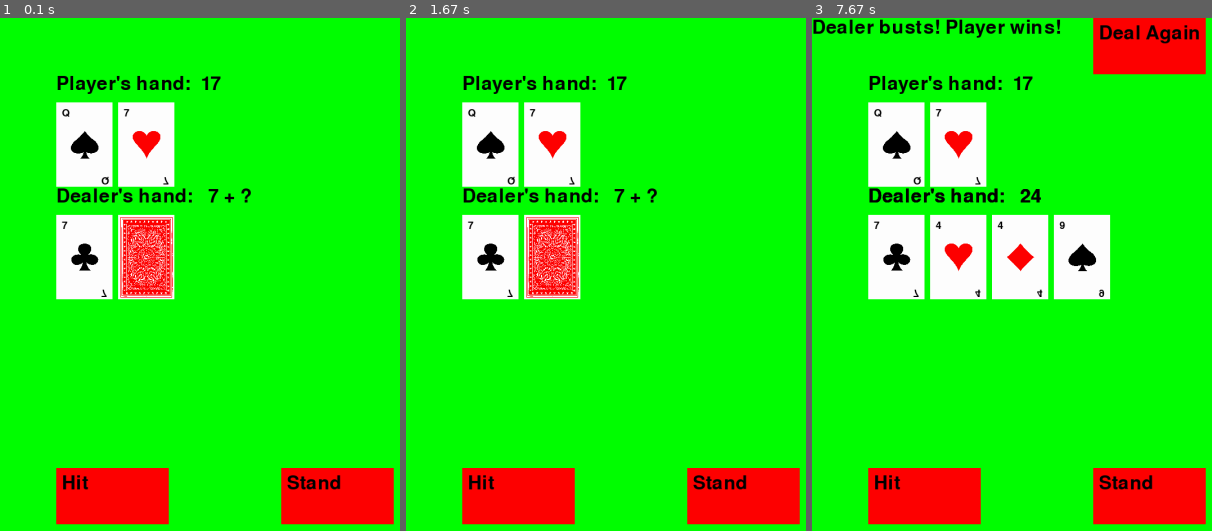
Above: before the commit, frames 1-3 (left to right).
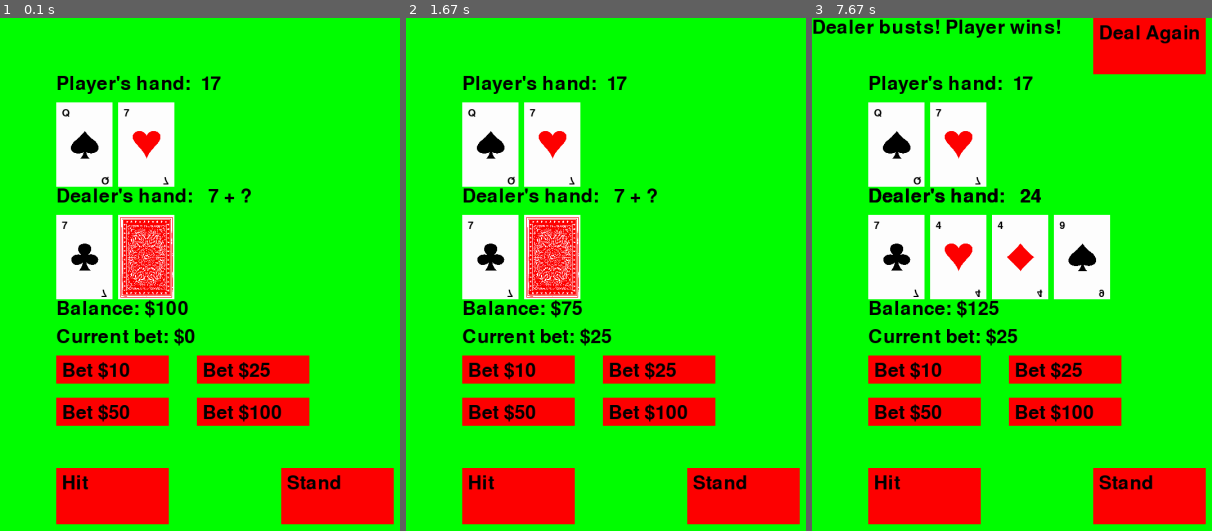
Above: after the commit, the same moments.

Repository: turnertrowbridge/PyGame_Blackjack
Game: pygame game, started from main.py
Two runs of this game, one before a commit and one after it. Both use one fixed random seed, a clock stepped at 60 frames per second and the inputs below.
Inputs (mouse positions are in pixels of both pictures, inside the frame that each line leads up to):
- Up to frame 1 (0.1 s): no input
- Up to frame 2 (1.67 s): click "Player's hand: 17" at 0.38 s; click (638, 361) at 0.72 s
- Up to frame 3 (7.67 s): click "Stand" at 7.55 s

The runs differ from the first frame. In frame 1, 7.4% of the frame differs, in the area x 14-78%, y 54-80%; in frame 2, 7.4%; in frame 3, 7.4%.

Commit message:
Added betting

Diff:
--- a/game.py
+++ b/game.py
@@ -15,6 +15,14 @@
         self.player_hand = [self.deck.deal_card(), self.deck.deal_card()]
         self.dealer_hand = [self.deck.deal_card(), self.deck.deal_card()]
         self.game_over = False
+        self.player_balance = 100
+        self.current_bet = 0
+        self.BET_10_BUTTON = [100, 600, 200, 50]
+        self.BET_25_BUTTON = [350, 600, 200, 50]
+        self.BET_50_BUTTON = [100, 675, 200, 50]
+        self.BET_100_BUTTON = [350, 675, 200, 50]
+        self.bet_paid = False
+        self.win_status = None
 
     def is_button_clicked(self, button, mouse_pos):
         return (button[0] <= mouse_pos[0] <= (button[0] + button[2]) and
@@ -32,6 +40,14 @@
                         while self.calculate_total(self.dealer_hand) < 17:
                             self.dealer_hand.append(self.deck.deal_card())
                         self.game_over = True
+                    elif self.is_button_clicked(self.BET_10_BUTTON, event.pos):
+                        self.place_bet(10)
+                    elif self.is_button_clicked(self.BET_25_BUTTON, event.pos):
+                        self.place_bet(25)
+                    elif self.is_button_clicked(self.BET_50_BUTTON, event.pos):
+                        self.place_bet(50)
+                    elif self.is_button_clicked(self.BET_100_BUTTON, event.pos):
+                        self.place_bet(100)
                 if self.game_over:
                     if self.is_button_clicked(self.RESET_BUTTON, event.pos):
                         self.reset_game()
@@ -71,27 +87,47 @@
 
         draw_button(self.screen, self.font, "Hit", *self.HIT_BUTTON)
         draw_button(self.screen, self.font, "Stand", *self.STAND_BUTTON)
+        draw_button(self.screen, self.font, "Bet $10", *self.BET_10_BUTTON)
+        draw_button(self.screen, self.font, "Bet $25", *self.BET_25_BUTTON)
+        draw_button(self.screen, self.font, "Bet $50", *self.BET_50_BUTTON)
+        draw_button(self.screen, self.font, "Bet $100", *self.BET_100_BUTTON)
 
-        player_total = self.calculate_total(self.player_hand)
-        dealer_total = self.calculate_total(self.dealer_hand)
+        draw_text(self.screen, self.font, f"Current bet: ${
+                  self.current_bet}", 100, 550)
+        draw_text(self.screen, self.font, f"Balance: ${
+                  self.player_balance}", 100, 500)
 
         if self.game_over:
+            player_total = self.calculate_total(self.player_hand)
+            dealer_total = self.calculate_total(self.dealer_hand)
             if player_total > 21:
                 draw_text(self.screen, self.font,
                           "Player busts! Dealer wins!", 0, 0)
             elif dealer_total > 21:
                 draw_text(self.screen, self.font,
                           "Dealer busts! Player wins!", 0, 0)
+                self.win_status = "W"
             elif player_total == 21:
                 draw_text(self.screen, self.font, "Player wins!", 0, 0)
+                self.win_status = "W"
             elif dealer_total == 21:
                 draw_text(self.screen, self.font, "Dealer wins!", 0, 0)
             elif player_total > dealer_total:
                 draw_text(self.screen, self.font, "Player wins!", 0, 0)
+                self.win_status = "W"
             elif dealer_total > player_total:
                 draw_text(self.screen, self.font, "Dealer wins!", 0, 0)
             else:
                 draw_text(self.screen, self.font, "It's a tie!", 0, 0)
+                self.win_status = "T"
+
+            # Pay out winnings
+            if self.win_status == "W" and not self.bet_paid:
+                self.player_balance += self.current_bet * 2
+                self.bet_paid = True
+            elif self.win_status == "T" and not self.bet_paid:
+                self.player_balance += self.current_bet
+                self.bet_paid = True
 
             # Draw button to deal new hand
             draw_button(self.screen, self.font,
@@ -120,3 +156,11 @@
         self.player_hand = [self.deck.deal_card(), self.deck.deal_card()]
         self.dealer_hand = [self.deck.deal_card(), self.deck.deal_card()]
         self.game_over = False
+        self.current_bet = 0
+        self.win_status = None
+        self.bet_paid = False
+
+    def place_bet(self, amount):
+        if self.player_balance >= amount:
+            self.player_balance -= amount
+            self.current_bet += amount
